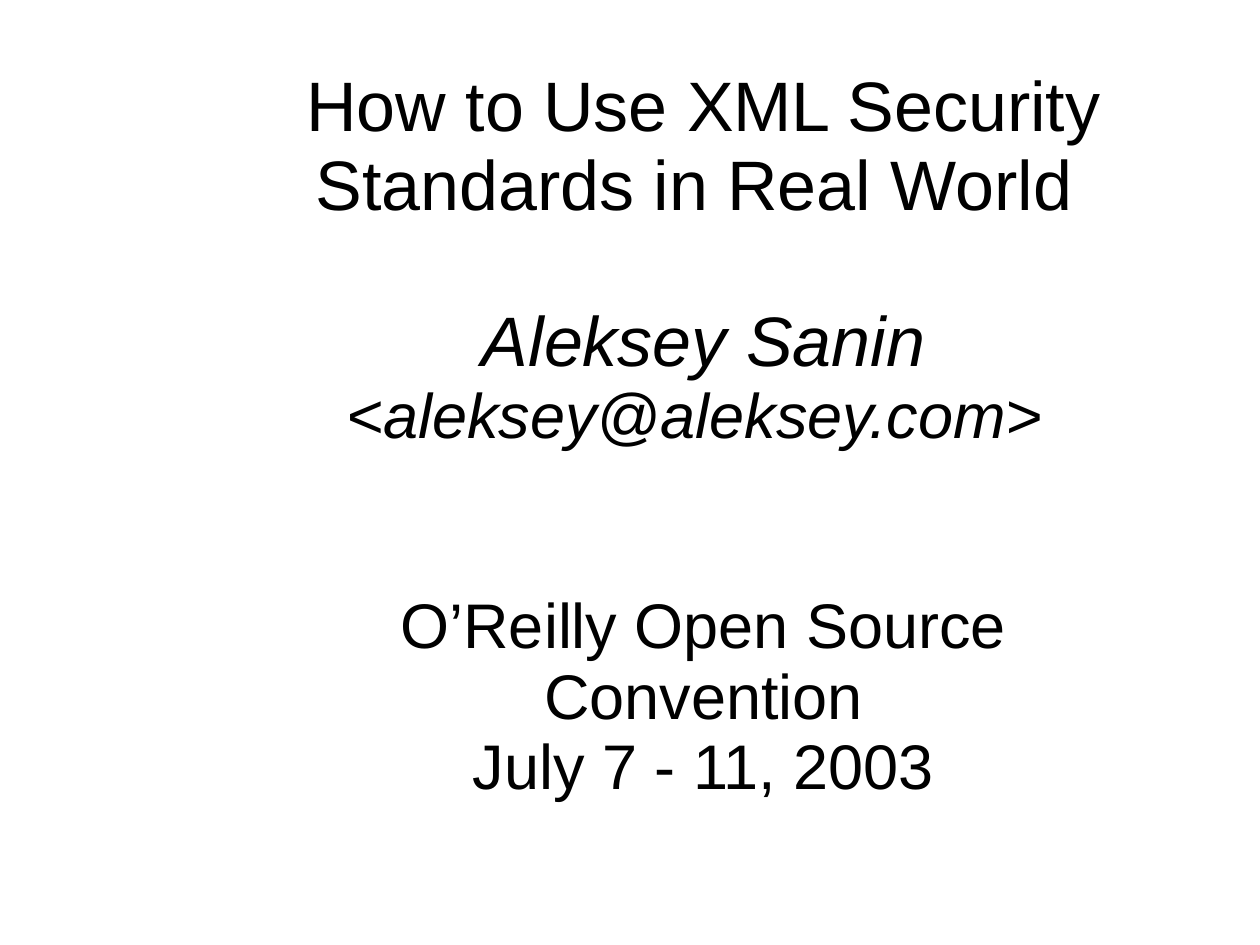
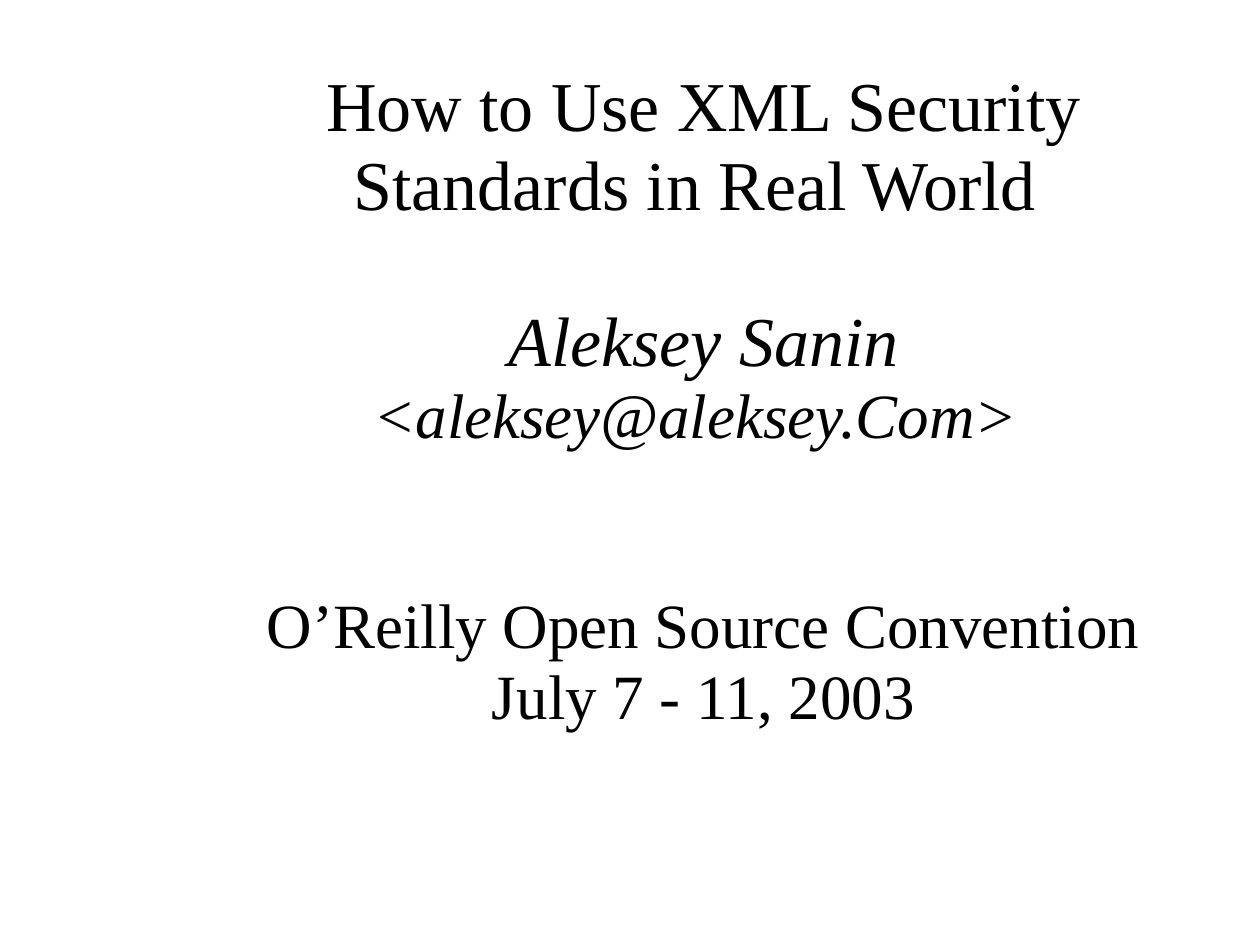
Before and after one commit to lsh123/xmlsec, a slide deck: slide 1 of docs/extra/xmlsec_oscon_2003.ppt. Drawn at 1260x945 pixels with LibreOffice and Linux fonts; fonts in the diff are those of the drawing; background and template pictures are left out. Boxes give left, top, right and bottom in pixels: in the first picture for what was removed or moved away, otherwise in the second. Text is boxed around its words. In the diff, an @@ line names an element or a change of style, - is before the commit and + after.

```diff
--- a/docs/extra/xmlsec_oscon_2003.ppt
+++ b/docs/extra/xmlsec_oscon_2003.ppt
@@ title at (x1=267, y1=84, x2=1140, y2=731): text changed; font Arial to Times New Roman @@
-How to Use XML Security Standards in Real World
-Aleksey Sanin <aleksey@aleksey.com>
-O’Reilly Open Source Convention
-July 7 - 11, 2003
+How to Use XML Security Standards in Real World
+Aleksey Sanin <aleksey@aleksey.Com>
+O’Reilly Open Source Convention
+July 7 - 11, 2003
```
Also in this commit, not shown: 3 other slides changed, 4 slides added, 1 slide removed.
